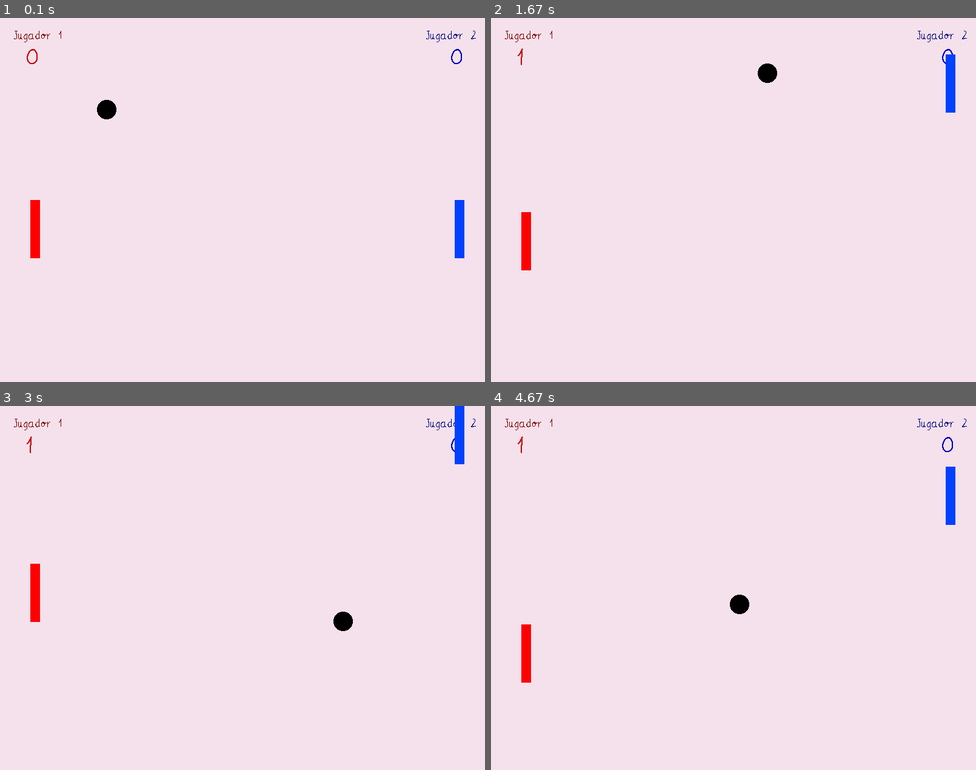
Above: before the commit, frames 1-4 (two rows, left to right).
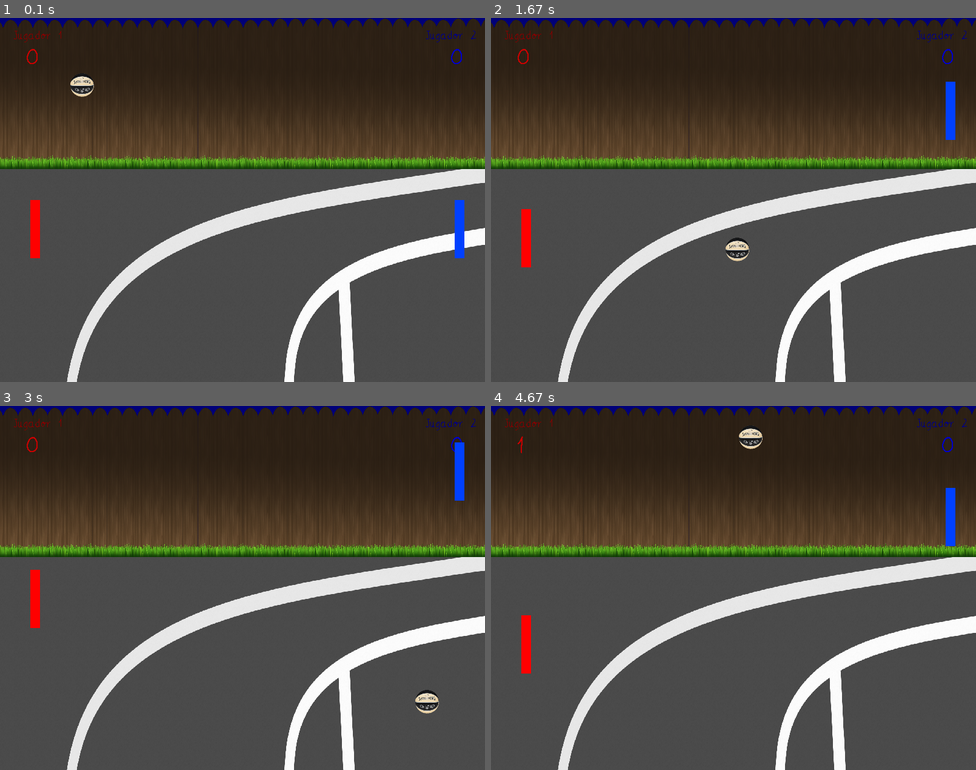
Above: after the commit, the same moments.

Repository: pablonete/pygame-pong
Game: pygame game, started from main.py
The game is run twice, just before and just after one commit, with the same random seed, the same clock (stepped at 60 frames per second) and the same inputs.
Inputs:
- Up to frame 1 (0.1 s): no input
- Up to frame 2 (1.67 s): hold Up 0.33-0.8 s; hold Down 0.83-1.13 s; hold S 0.83-1.13 s; hold Up 1.17-1.53 s; hold W 1.17-1.53 s; hold Down from 1.57 s (still down); hold S from 1.57 s (still down)
- Up to frame 3 (3 s): release Down at 1.93 s; release S at 1.93 s; hold Up 1.97-2.27 s; hold W 1.97-2.27 s; hold Down 2.3-2.6 s; hold S 2.3-2.6 s; hold Up from 2.63 s (still down); hold W from 2.63 s (still down)
- Up to frame 4 (4.67 s): release Up at 3 s; release W at 3 s; hold Down 3.03-3.4 s; hold S 3.03-3.4 s; hold Up 3.43-3.73 s; hold W 3.43-3.73 s; hold Down 3.77-4.07 s; hold S 3.77-4.07 s; hold Up 4.1-4.47 s; hold W 4.1-4.47 s; hold Down from 4.5 s (still down); hold S from 4.5 s (still down)

The runs differ from the first frame. In frame 1, 95% of the frame differs, in the area x 0-100%, y 0-100%; in frame 2, 95%; in frame 3, 95%; in frame 4, 95%.

Commit message:
Add ball and background. Make window resizable.

Diff:
--- a/main.py
+++ b/main.py
@@ -2,41 +2,49 @@
 
 pygame.init()
 
-ventana = pygame.display.set_mode((800, 600), 0)
+ventana = pygame.display.set_mode((800, 600), pygame.RESIZABLE)
 pygame.display.set_caption("Pong")
 ancho, alto = pygame.display.get_surface().get_size()
 
 fondobase = 245, 225, 235
 colors = [(200, 0, 0), (0, 0, 200)]
 
-pelota = pygame.image.load("ball.png")
-pelotaXY = pelota.get_rect()
-pelotaXY.move_ip(ancho/8, alto/8)
+originalbackgroundimage = pygame.image.load("images/expfence.png")
+backgroundimage = pygame.transform.scale(originalbackgroundimage, (ancho, alto))
+
+pelota = pygame.image.load("images/balon-copa-malaga.png")
+pelota = pygame.transform.scale(pelota, (40, 40))
+pelotaXY = pygame.Rect(int(ancho/8), int(alto/8), 40, 40)
 
 jugador1 = pygame.image.load("bate.png")
 jugador1XY = jugador1.get_rect()
-jugador1XY.move_ip(50, alto/2)
+jugador1XY.move_ip(50, int(alto/2))
 
 jugador2 = pygame.image.load("palazul.png")
 jugador2XY = jugador2.get_rect()
-jugador2XY.move_ip(ancho-50, alto/2)
+jugador2XY.move_ip(ancho - 50, int(alto/2))
 
 tipoletra = pygame.font.Font("mifuente.ttf", 20)
 tipoletrapuntos = pygame.font.Font("mifuente.ttf", 40)
 puntos = [0, 0]
 
-delta_pelota = 10
-delta_jugador = 10
+delta_pelota = 5
+delta_jugador = 15
 vector = [1, 1]
 counter = 0
 
 run = True
 while run:
-  fondo = fondobase
+  fondo = None
 
-  for evento in pygame.event.get():
-    if evento.type == pygame.QUIT:
+  for event in pygame.event.get():
+    if event.type == pygame.QUIT:
       run = False
+    elif event.type == pygame.VIDEORESIZE:
+      ancho, alto = event.dict['size']
+      ventana = pygame.display.set_mode((ancho, alto), pygame.RESIZABLE)
+      backgroundimage = pygame.transform.scale(originalbackgroundimage, (ancho, alto))
+      jugador2XY.move_ip(ancho - 50 - jugador2XY.x, 0)
 
   keys = pygame.key.get_pressed()
 
@@ -44,7 +52,7 @@
     run = False
 
   if (puntos[0] < 21 and puntos[1] < 21):
-    if (counter == 100):
+    if (counter >= delta_pelota * 4):
       delta_pelota += 1
       counter = 0
     counter += 1
@@ -82,7 +90,12 @@
     if jugador2XY.colliderect(pelotaXY):
       vector[0] = -1
 
-  ventana.fill(fondo)
+  if fondo is None:
+    ventana.fill((0, 0, 120)) # Because image may have some transparency, so we need to clean previous frame
+    ventana.blit(backgroundimage, (0, 0))
+  else:
+    ventana.fill(fondo)
+
   ventana.blit(tipoletra.render("Jugador 1", 0, (130, 0, 0)), (20, 20))
   ventana.blit(tipoletrapuntos.render(str(puntos[0]), 0, colors[0]), (40, 50))
   ventana.blit(tipoletra.render("Jugador 2", 0, (0, 0, 130)), (ancho - 100, 20))
@@ -91,12 +104,12 @@
   ventana.blit(jugador1, jugador1XY)
   ventana.blit(jugador2, jugador2XY)
   if (puntos[0] >= 21):
-    ventana.blit(tipoletrapuntos.render("Ganador 1", 0, colors[0]), (ancho/2 - 100, 200))
+    ventana.blit(tipoletrapuntos.render("Ganador 1", 0, colors[0]), (int(ancho/2) - 100, 200))
   elif (puntos[1] >= 21):
-    ventana.blit(tipoletrapuntos.render("Ganador 2", 0, colors[1]), (ancho/2 - 100, 200))
+    ventana.blit(tipoletrapuntos.render("Ganador 2", 0, colors[1]), (int(ancho/2) - 100, 200))
 
   pygame.display.update()
   pygame.display.flip()
-  pygame.time.Clock().tick(60)
+  pygame.time.Clock().tick(30)
 
 pygame.quit()
Binary file removed: ball.png
Binary file added: images/balon-copa-malaga.png
Binary file added: images/expfence.png
